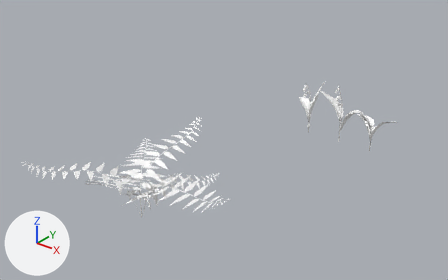
An edit to the FBX model Assets/3D Assets/Props/Plants.fbx, drawn before and after from the same camera.
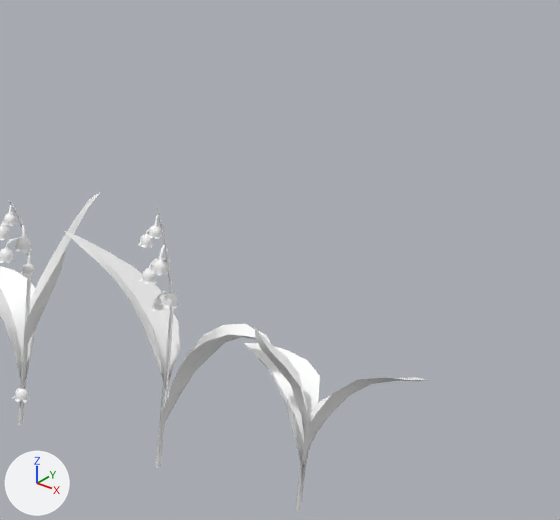
Each version is shown whole from a 50 mm lens placed at (0.0855, -0.1471, 0.0767), pointed at (-0.0036, -0.0357, 0.0077), then close up on the part from 68% to 95% of the width and 14% to 55% of the height. The axes (+X, +Y, +Z) are drawn at lower left. The lights are the same throughout. Objects named as collision shapes, trigger or cutter boxes, shadow casters or lower levels of detail are left out. Where no turn or scale is listed for an object, it has been applied to the vertices.

Objects in the first close-up: 'Maiglock_A', 'Maiglock_B', 'Maiglock_C'.
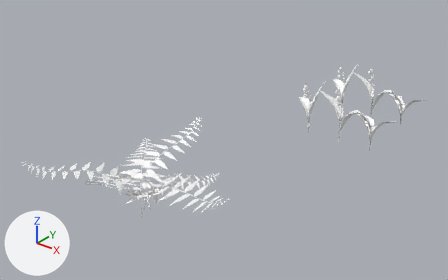
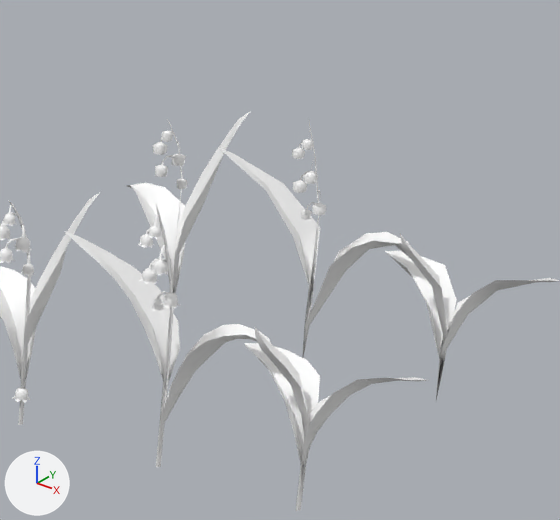
The newer file is also rescaled (x10.0) as a whole; pictures and numbers use the older file's frame.

Pixel boxes [x1, y1, x2, y2] of what changed, in the close-ups (560 x 520 px):
'Maiglock_B_LOD1', added: after [218, 118, 411, 358]
'Maiglock_A_LOD1', added: after [127, 112, 250, 294]
'Maiglock_C_LOD1', added: after [385, 233, 560, 400]

What the commit changed:
Mesh me_mesh_008 is new.
It has 171 vertices, 198 faces and spans x -0.0071..0.0073, y -0.004..0.002, z -0.0021..0.0167.
It uses material mat_lazyuv (its picture is missing).
Mesh me_mesh_007 is new.
It has 149 vertices, 172 faces and spans x -0.0063..0.0035, y -0.0038..0.0036, z -0.0021..0.0145.
It uses material mat_lazyuv3 (its picture is missing).
Mesh me_mesh_009 is new.
It has 42 vertices, 57 faces and spans x -0.00637..0.00651, y -0.00192..0.00355, z -0.00211..0.00996.
It uses material mat_lazyuv (its picture is missing).
Object 'Maiglock_B_LOD1' (ob_maiglock_b_lod1) is new; it shows me_mesh_008.
Its location is (0.01, 0.02, 0.0).
Object 'Maiglock_A_LOD1' (ob_maiglock_a_lod1) is new; it shows me_mesh_007.
Its location is (0.0, 0.02, 0.0).
Object 'Maiglock_C_LOD1' (ob_maiglock_c_lod1) is new; it shows me_mesh_009.
Its location is (0.02, 0.02, 0.0).
